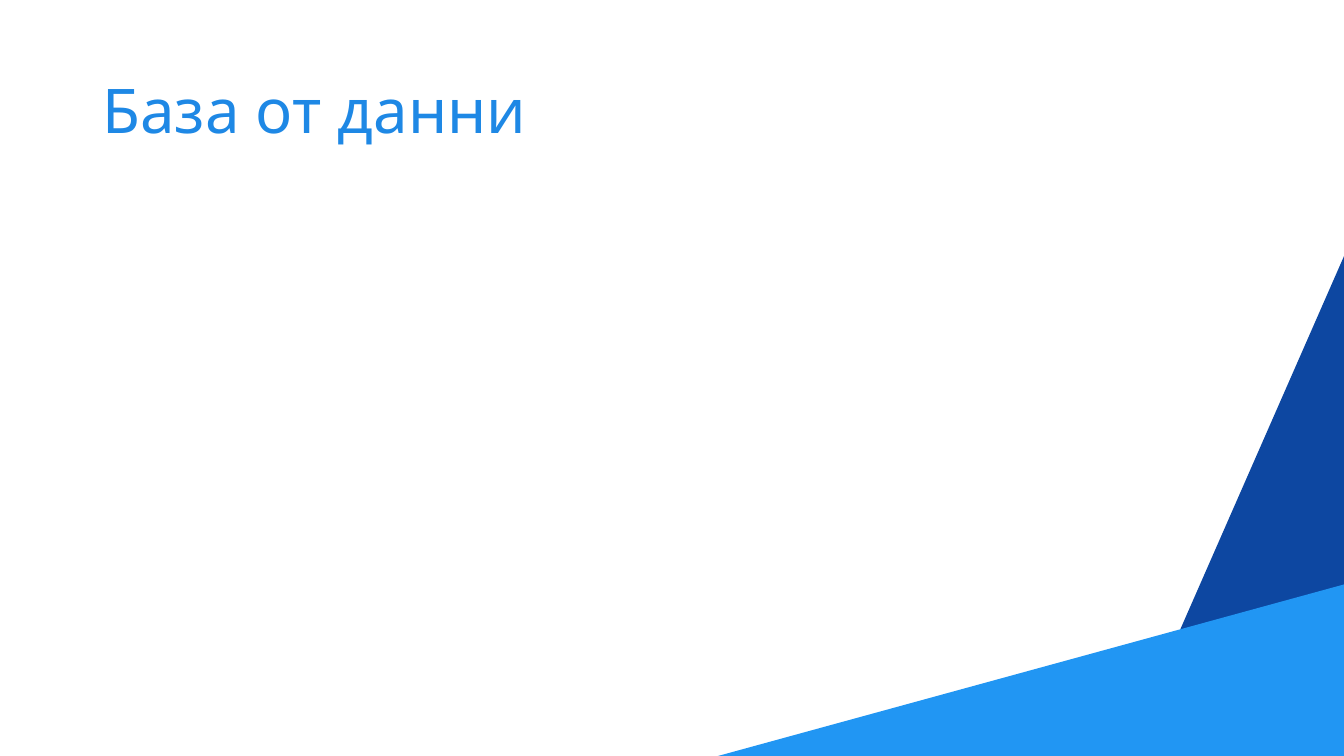
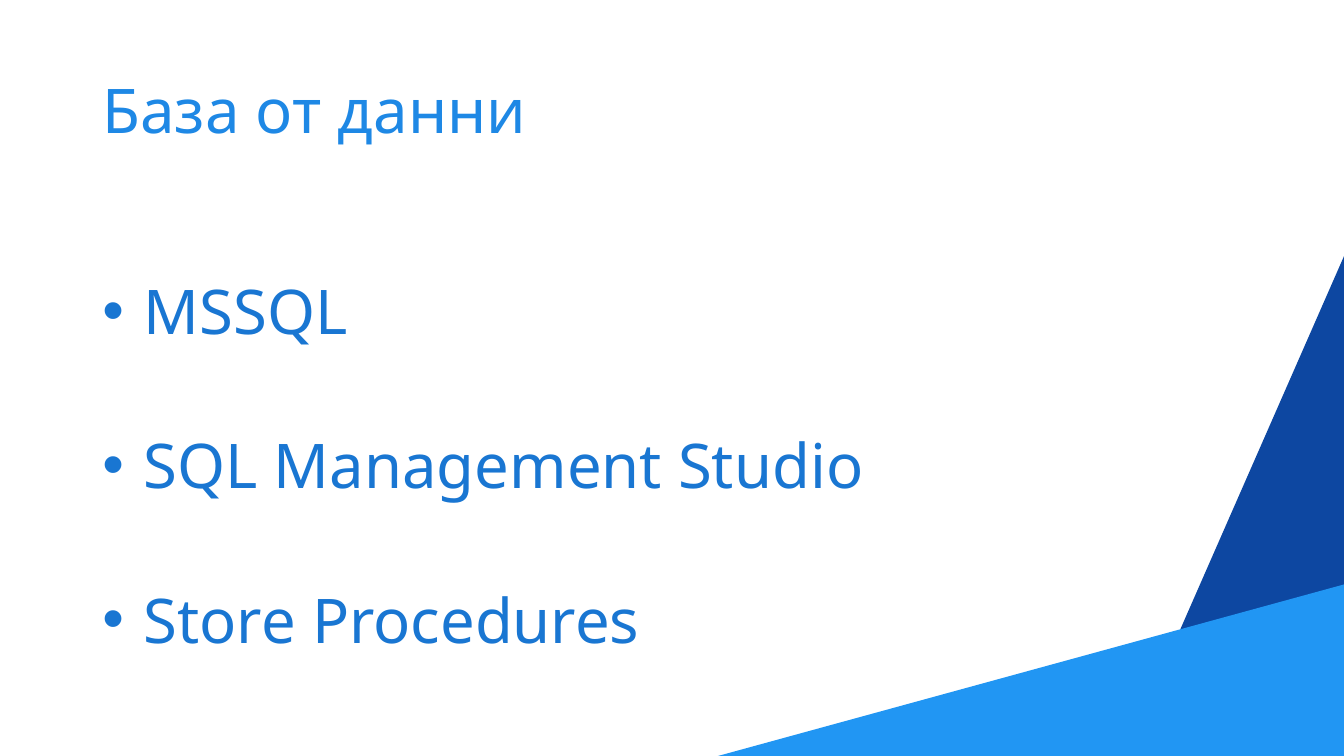
Before and after one commit to NikolaTotev/LoRa_Sensor_Network, a slide deck: slide 7 of Documentation/LoRa_Sensor_Network_Presentation.pptx. Drawn at 1344x756 pixels with LibreOffice and Linux fonts; fonts in the diff are those of the drawing. Boxes give left, top, right and bottom in pixels: in the first picture for what was removed or moved away, otherwise in the second. Text is boxed around its words. In the diff, an @@ line names an element or a change of style, - is before the commit and + after.

```diff
--- a/Documentation/LoRa_Sensor_Network_Presentation.pptx
+++ b/Documentation/LoRa_Sensor_Network_Presentation.pptx
@@ text added at (144, 289, 863, 644), 44 pt, text #1976D2 @@
+• MSSQL
+• SQL Management Studio
+• Store Procedures
```
Also in this commit, not shown: 6 other slides changed, 4 slides added, 3 slides removed.
